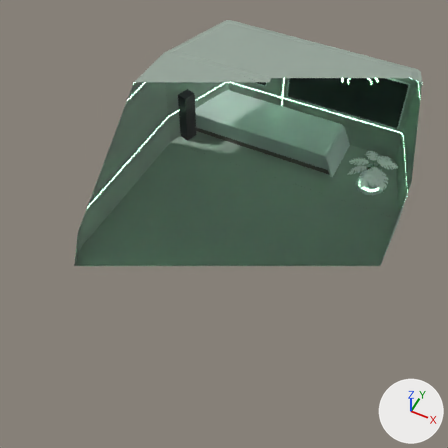
The glTF model public/models/scene.glb, before and after one commit.
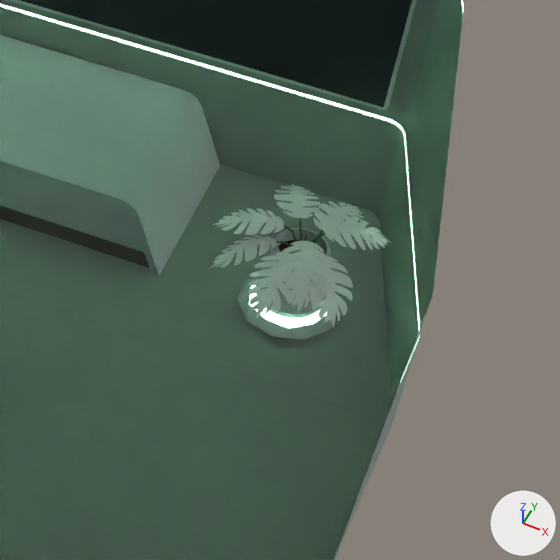
Each version appears first whole from a camera (50 mm lens) standing at (2.82, -6.38, 8.03) and looking at (-0.13, -0.49, 0.67), and next in a close-up on the part from 64% to 100% of the width and 22% to 58% of the height. The lights are fixed; the arrows at lower right show +X, +Y and +Z. The older version's two pictures come first. Everything nearer to the camera than a plane just in front of the edit is cut away. Where no turn or scale is listed for an object, it has been applied to the vertices.

The first close-up shows 'Icosphere', 'leave', 'leave.001', 'leave.002', 'leave.003', 'leave.004', 'leave.005', 'leave.006', 'leave.007', 'main_screen', 'pot', 'room', 'room.004', 'sitting_table' and 1 more.
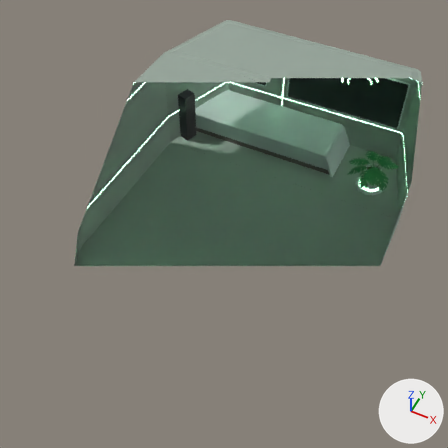
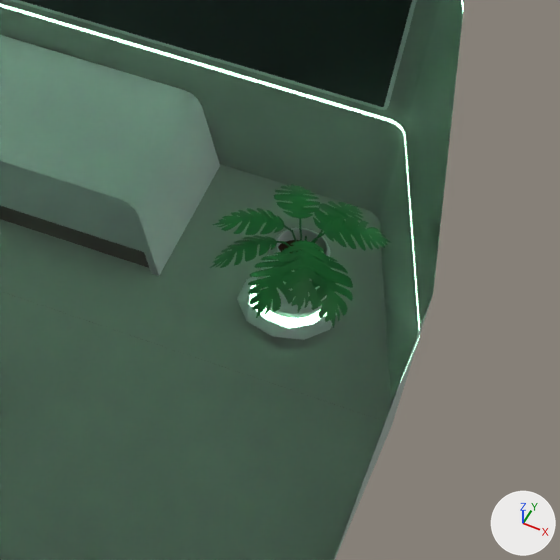
Boxes (x1, y1, x2, y2) around the edits, measured in the close-ups (560 x 560 px):
'leave.004', recoloured (white to green): (277, 240, 331, 313) in both
'leave', recoloured (darker): (248, 252, 299, 318) in both
'leave.007', recoloured (white to green): (299, 256, 353, 328) in both
'leave.006', recoloured (darker): (324, 217, 391, 251) in both
'leave.002', recoloured (darker): (213, 208, 284, 235) in both
'leave.001', recoloured (darker): (210, 235, 277, 268) in both
'leave.005', recoloured (darker): (274, 184, 320, 219) in both
'leave.003', recoloured (darker): (313, 201, 364, 231) in both

Patch to the scene script:
```diff
--- a/public/models/scene.glb.py
+++ b/public/models/scene.glb.py
@@ mat_leaves @@
 mat_leaves = principled_material('leaves')
-mat_leaves.base_color = (1.0, 1.0, 1.0)  # white #ffffff
+mat_leaves.base_color = (0.0242, 0.238, 0.0561)  # green #2b8643
```
